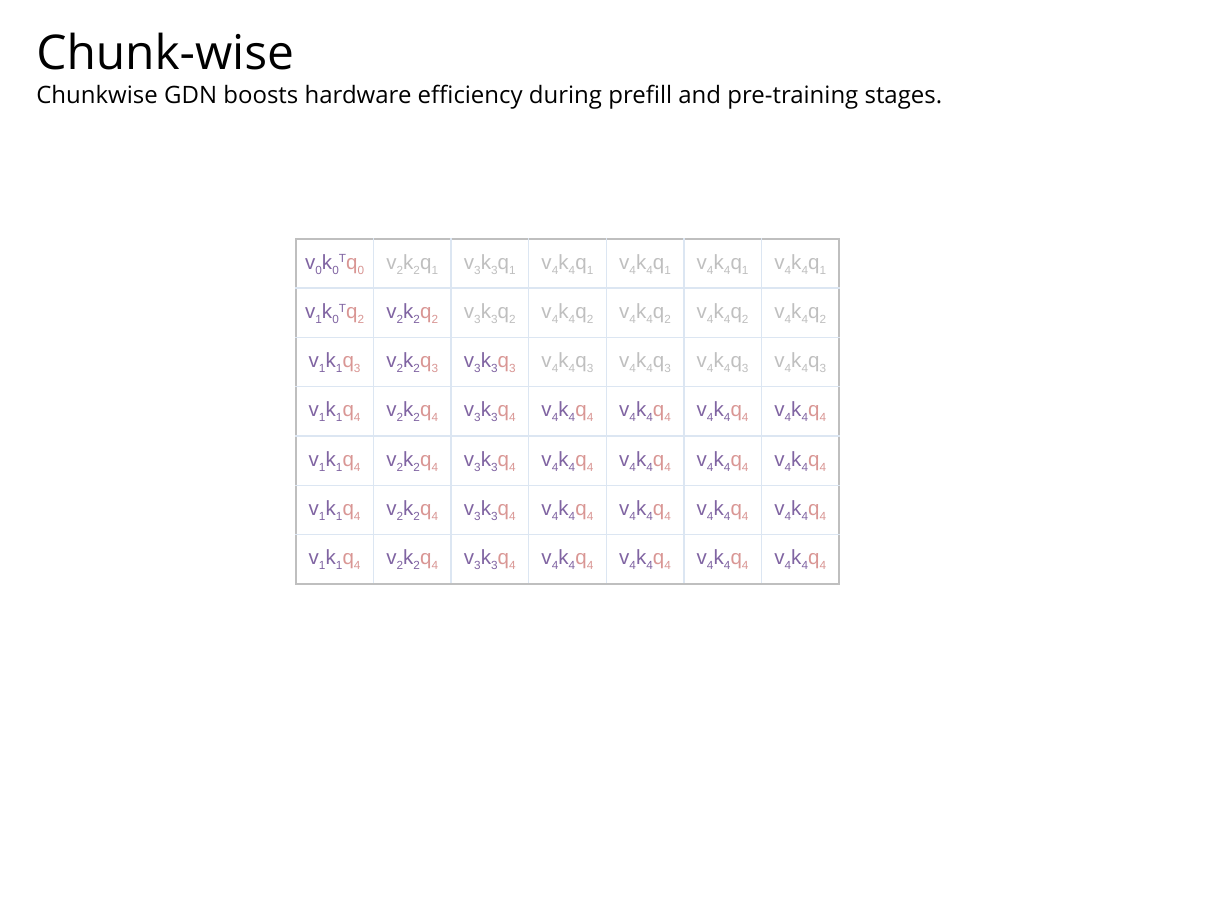
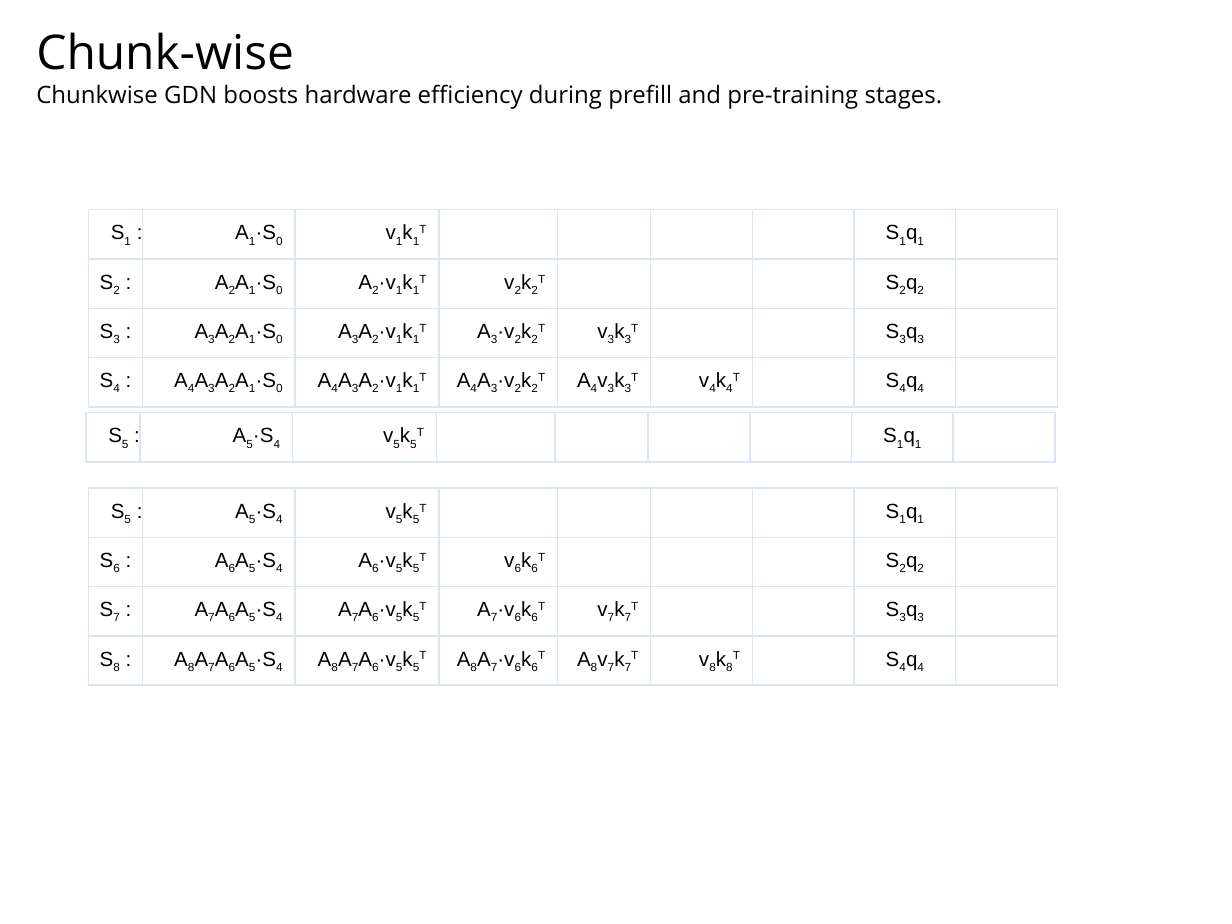
Before and after one commit to navibator/crazy-ai, a slide deck: slide 5 of temp.pptx. Drawn at 1232x924 pixels with LibreOffice and Linux fonts; fonts in the diff are those of the drawing. Boxes give left, top, right and bottom in pixels: in the first picture for what was removed or moved away, otherwise in the second. Text is boxed around its words. In the diff, an @@ line names an element or a change of style, - is before the commit and + after.

Commit message:
GDN-2

```diff
--- a/temp.pptx
+++ b/temp.pptx
@@ table at (89,209,1061,675) @@
-v0k0Tq0 | v2k2q1 | v3k3q1 | v4k4q1 | v4k4q1 | v4k4q1 | v4k4q1
-v1k0Tq2 | v2k2q2 | v3k3q2 | v4k4q2 | v4k4q2 | v4k4q2 | v4k4q2
-v1k1q3 | v2k2q3 | v3k3q3 | v4k4q3 | v4k4q3 | v4k4q3 | v4k4q3
-v1k1q4 | v2k2q4 | v3k3q4 | v4k4q4 | v4k4q4 | v4k4q4 | v4k4q4
-v1k1q4 | v2k2q4 | v3k3q4 | v4k4q4 | v4k4q4 | v4k4q4 | v4k4q4
-v1k1q4 | v2k2q4 | v3k3q4 | v4k4q4 | v4k4q4 | v4k4q4 | v4k4q4
-v1k1q4 | v2k2q4 | v3k3q4 | v4k4q4 | v4k4q4 | v4k4q4 | v4k4q4
+S1 : | A1·S0 | v1k1T |  |  |  |  | S1q1 | 
+S2 : | A2A1·S0 | A2·v1k1T | v2k2T |  |  |  | S2q2 | 
+S3 : | A3A2A1·S0 | A3A2·v1k1T | A3·v2k2T | v3k3T |  |  | S3q3 | 
+S4 : | A4A3A2A1·S0 | A4A3A2·v1k1T | A4A3·v2k2T | A4v3k3T | v4k4T |  | S4q4 | 
@@ table: place and size @@
-table at (296,239,839,584)
+table at (89,209,1061,675)
@@ table added at (86,413,1058,462), 1 rows, 9 columns @@
+S5 : | A5·S4 | v5k5T |  |  |  |  | S1q1 | 
@@ table added at (89,488,1061,685), 4 rows, 9 columns @@
+S5 : | A5·S4 | v5k5T |  |  |  |  | S1q1 | 
+S6 : | A6A5·S4 | A6·v5k5T | v6k6T |  |  |  | S2q2 | 
+S7 : | A7A6A5·S4 | A7A6·v5k5T | A7·v6k6T | v7k7T |  |  | S3q3 | 
+S8 : | A8A7A6A5·S4 | A8A7A6·v5k5T | A8A7·v6k6T | A8v7k7T | v8k8T |  | S4q4 | 
```
Also in this commit, not shown: 2 other slides changed.
